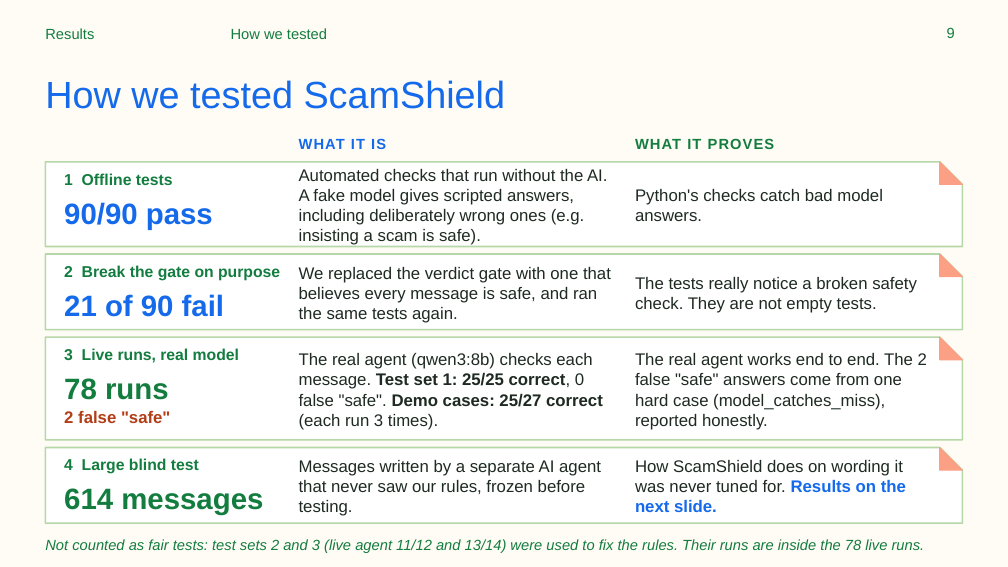
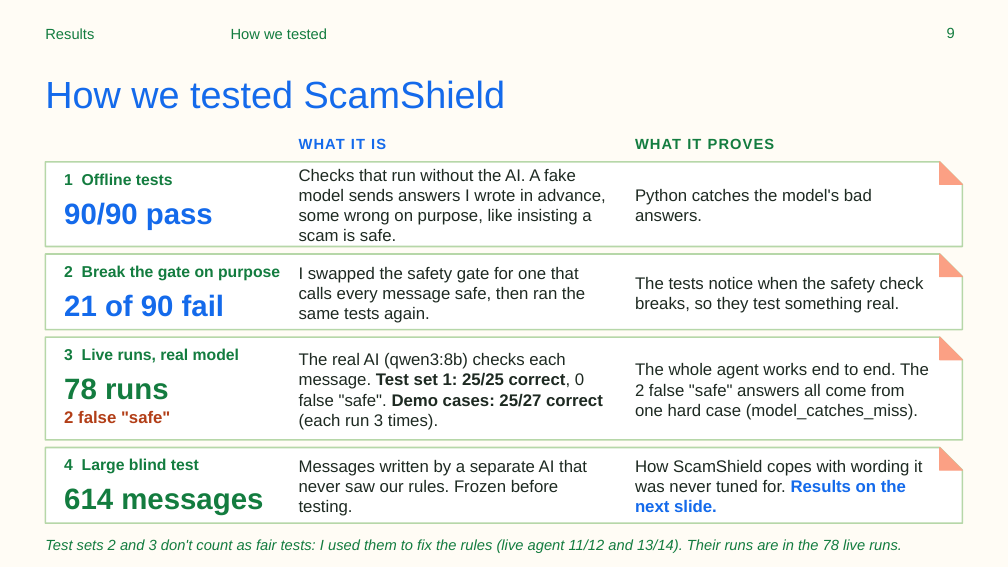
Before and after one commit to ARUNAS95/ScamShield, a slide deck: slide 9 of docs/ScamShield_Presentation.pptx. Drawn at 1008x567 pixels with LibreOffice and Linux fonts; fonts in the diff are those of the drawing. Boxes give left, top, right and bottom in pixels: in the first picture for what was removed or moved away, otherwise in the second. Text is boxed around its words. In the diff, an @@ line names an element or a change of style, - is before the commit and + after.

Commit message:
Report the blind-test results in the README, slides and document, with plainer wording

```diff
--- a/docs/ScamShield_Presentation.pptx
+++ b/docs/ScamShield_Presentation.pptx
@@ text at bbox=[299, 169, 606, 241]: text changed @@
-Automated checks that run without the AI. A fake model gives scripted answers, including deliberately wrong ones (e.g. insisting a scam is safe).
+Checks that run without the AI. A fake model sends answers I wrote in advance, some wrong on purpose, like insisting a scam is safe.
@@ text at bbox=[635, 189, 872, 221]: text changed @@
-Python's checks catch bad model answers.
+Python catches the model's bad answers.
@@ text at bbox=[299, 267, 585, 323]: text changed @@
-We replaced the verdict gate with one that believes every message is safe, and ran the same tests again.
+I swapped the safety gate for one that calls every message safe, then ran the same tests again.
@@ text at bbox=[635, 277, 924, 313]: text changed @@
-The tests really notice a broken safety check. They are not empty tests.
+The tests notice when the safety check breaks, so they test something real.
@@ text at bbox=[299, 353, 603, 430]: text changed @@
-The real agent (qwen3:8b) checks each message. Test set 1: 25/25 correct, 0 false "safe". Demo cases: 25/27 correct (each run 3 times).
+The real AI (qwen3:8b) checks each message. Test set 1: 25/25 correct, 0 false "safe". Demo cases: 25/27 correct (each run 3 times).
@@ text at bbox=[635, 363, 929, 420]: text changed @@
-The real agent works end to end. The 2 false "safe" answers come from one hard case (model_catches_miss), reported honestly.
+The whole agent works end to end. The 2 false "safe" answers all come from one hard case (model_catches_miss).
@@ text at bbox=[299, 460, 587, 516]: text changed @@
-Messages written by a separate AI agent that never saw our rules, frozen before testing.
+Messages written by a separate AI that never saw our rules. Frozen before testing.
@@ text at bbox=[635, 460, 922, 512]: text changed @@
-How ScamShield does on wording it was never tuned for. Results on the next slide.
+How ScamShield copes with wording it was never tuned for. Results on the next slide.
@@ text at bbox=[45, 539, 902, 553]: text changed @@
-Not counted as fair tests: test sets 2 and 3 (live agent 11/12 and 13/14) were used to fix the rules. Their runs are inside the 78 live runs.
+Test sets 2 and 3 don't count as fair tests: I used them to fix the rules (live agent 11/12 and 13/14). Their runs are in the 78 live runs.
```
Also in this commit, not shown: 1 other slide changed, 5 other files.
